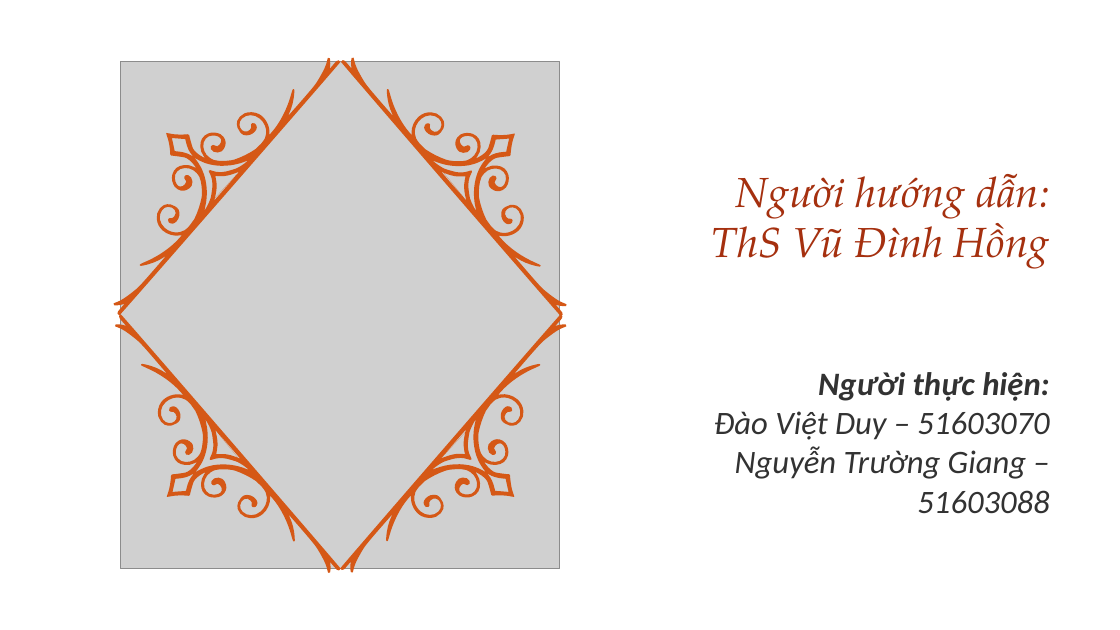
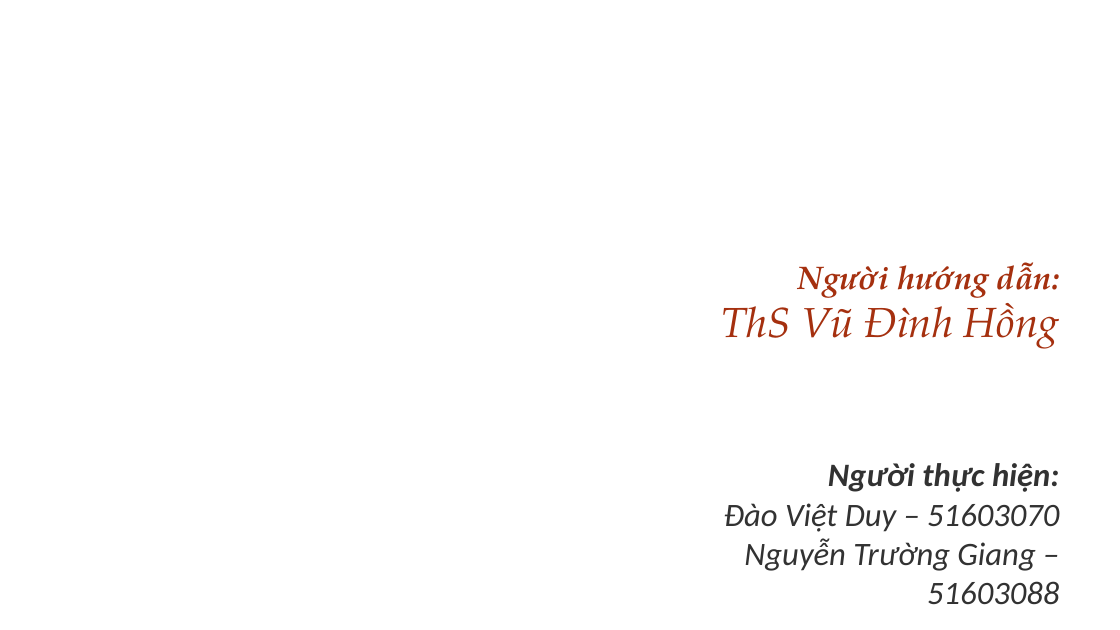
Before and after one commit to pirupiro/MilkTea, a slide deck: slide 2 of Milk Tea.pptx. Drawn at 1120x630 pixels with LibreOffice and Linux fonts; fonts in the diff are those of the drawing; grey boxes stand for pictures; background and template pictures are left out. Boxes give left, top, right and bottom in pixels: in the first picture for what was removed or moved away, otherwise in the second. Text is boxed around its words. In the diff, an @@ line names an element or a change of style, - is before the commit and + after.

Commit message:
Update presentation

```diff
--- a/Milk Tea.pptx
+++ b/Milk Tea.pptx
@@ picture removed at [120, 61, 560, 569] @@
@@ text "Người hướng dẫn:": place and size @@
-text "Người hướng dẫn:" at [712, 174, 1050, 269]
+text "Người hướng dẫn:" at [721, 262, 1060, 349]
@@ text at [798, 262, 1060, 298]: size 36 to 28 pt, bold on in "Người hướng dẫn:" @@
@@ group removed at [55, 5, 626, 626]: 4 freeform shapes @@
@@ text "Người thực hiện:": place and size @@
-text "Người thực hiện:" at [714, 372, 1049, 479]
+text "Người thực hiện:" at [724, 463, 1059, 571]
```
